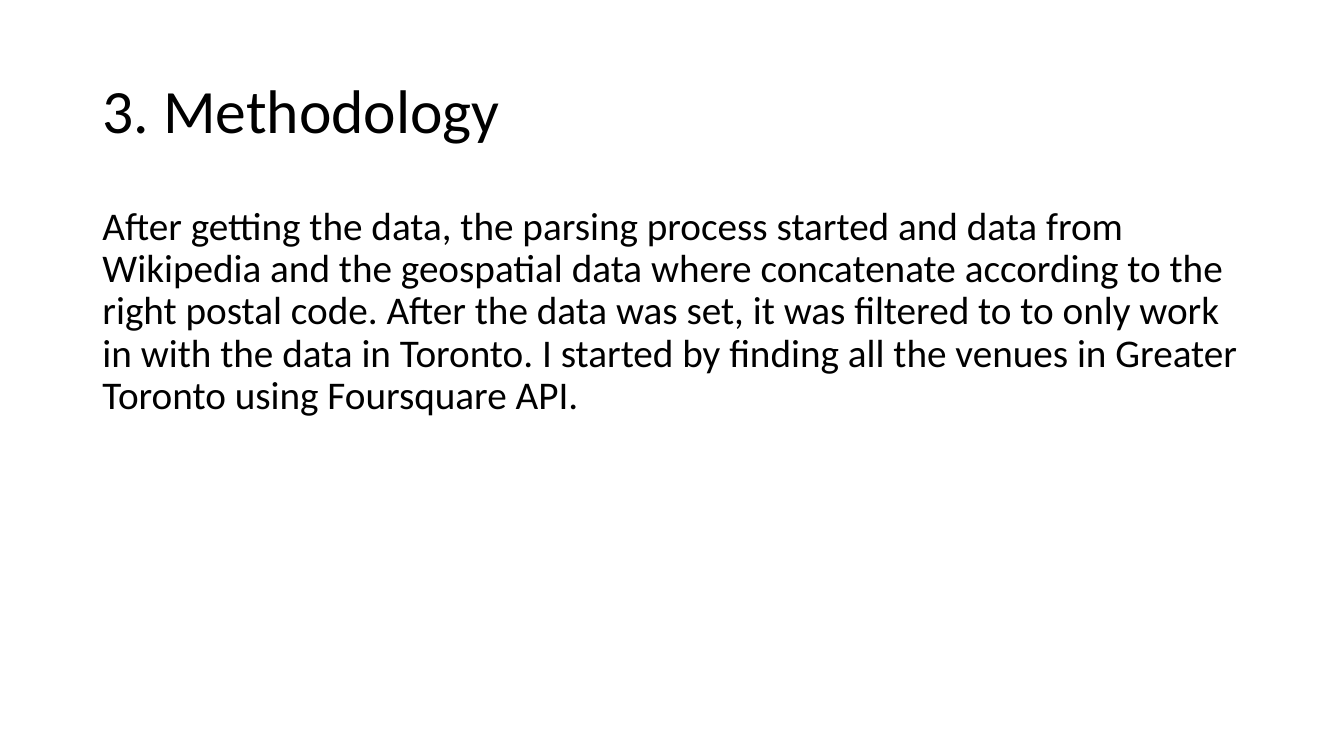
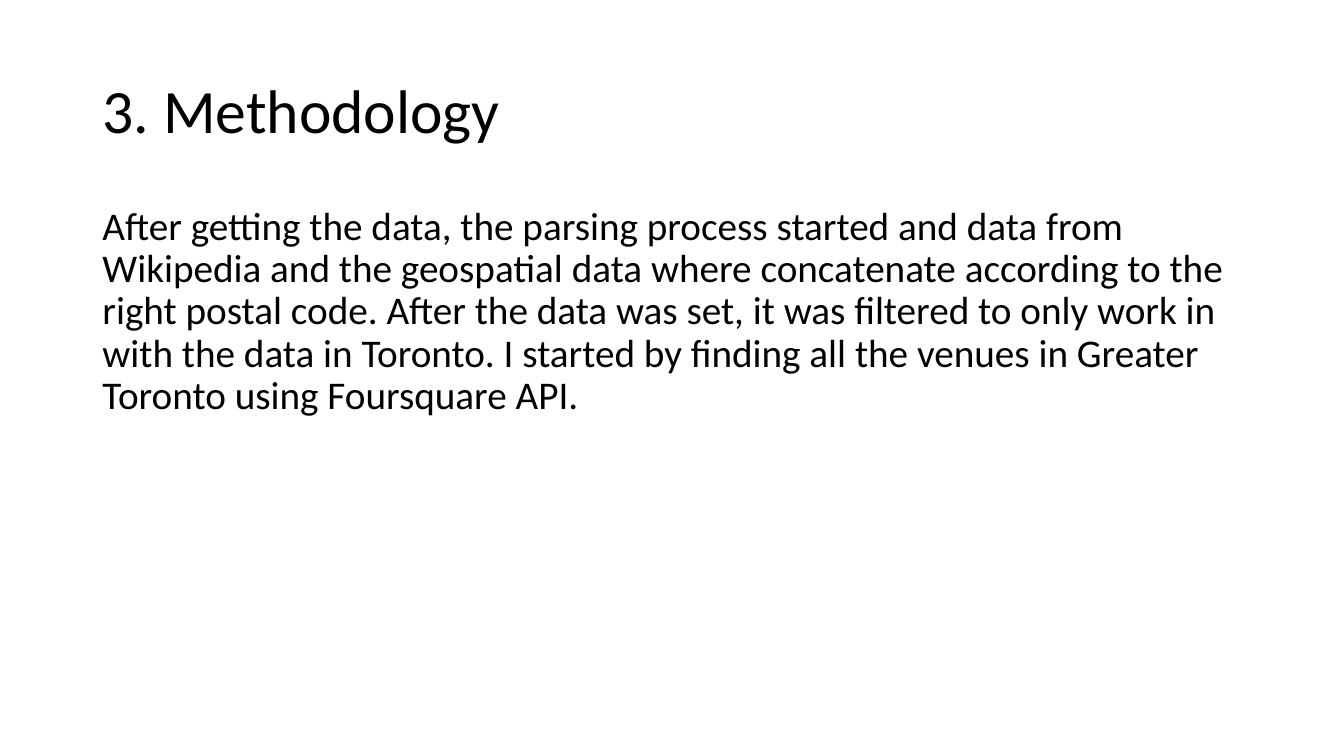
Before and after one commit to karimatwa/Battle-of-the-Neighborhoods, a slide deck: slide 7 of Battle of The Neighborhoods.pptx. Drawn at 1344x756 pixels with LibreOffice and Linux fonts; fonts in the diff are those of the drawing. Boxes give left, top, right and bottom in pixels: in the first picture for what was removed or moved away, otherwise in the second. Text is boxed around its words. In the diff, an @@ line names an element or a change of style, - is before the commit and + after.

```diff
--- a/Battle of The Neighborhoods.pptx
+++ b/Battle of The Neighborhoods.pptx
@@ text at bbox=[102, 212, 1223, 416]: text changed @@
-After getting the data, the parsing process started and data from Wikipedia and the geospatial data where concatenate according to the right postal code. After the data was set, it was filtered to to only work in with the data in Toronto. I started by finding all the venues in Greater Toronto using Foursquare API.
+After getting the data, the parsing process started and data from Wikipedia and the geospatial data where concatenate according to the right postal code. After the data was set, it was filtered to only work in with the data in Toronto. I started by finding all the venues in Greater Toronto using Foursquare API.
```
Also in this commit, not shown: 1 other slide changed, 1 other file.
